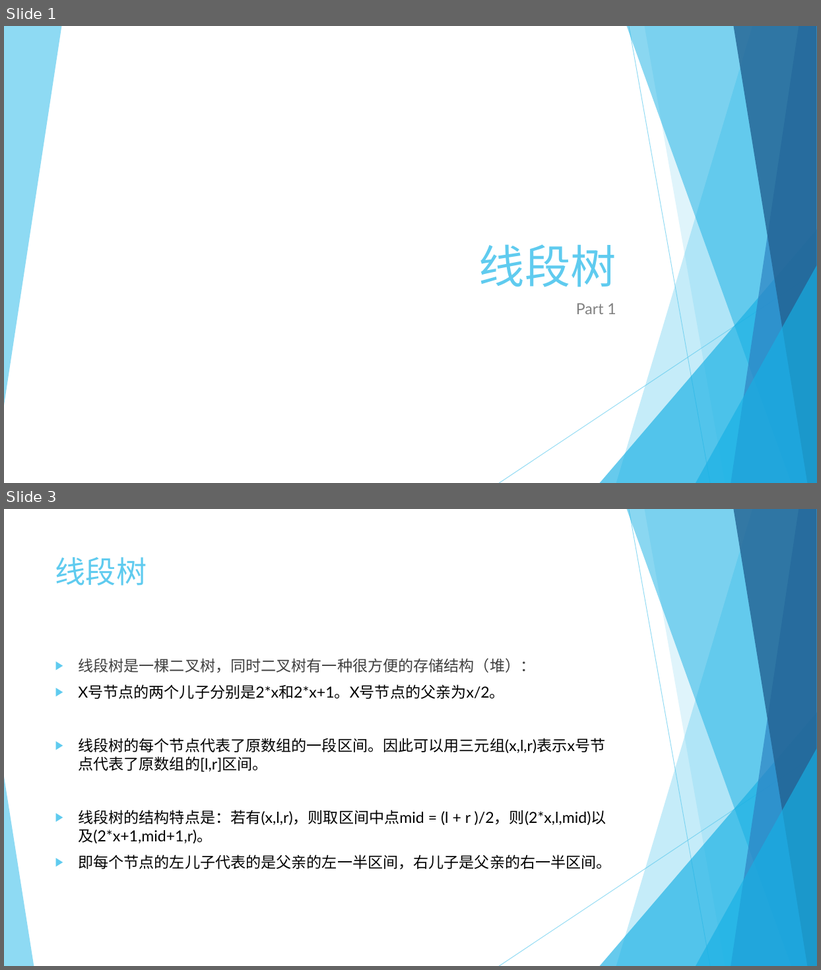
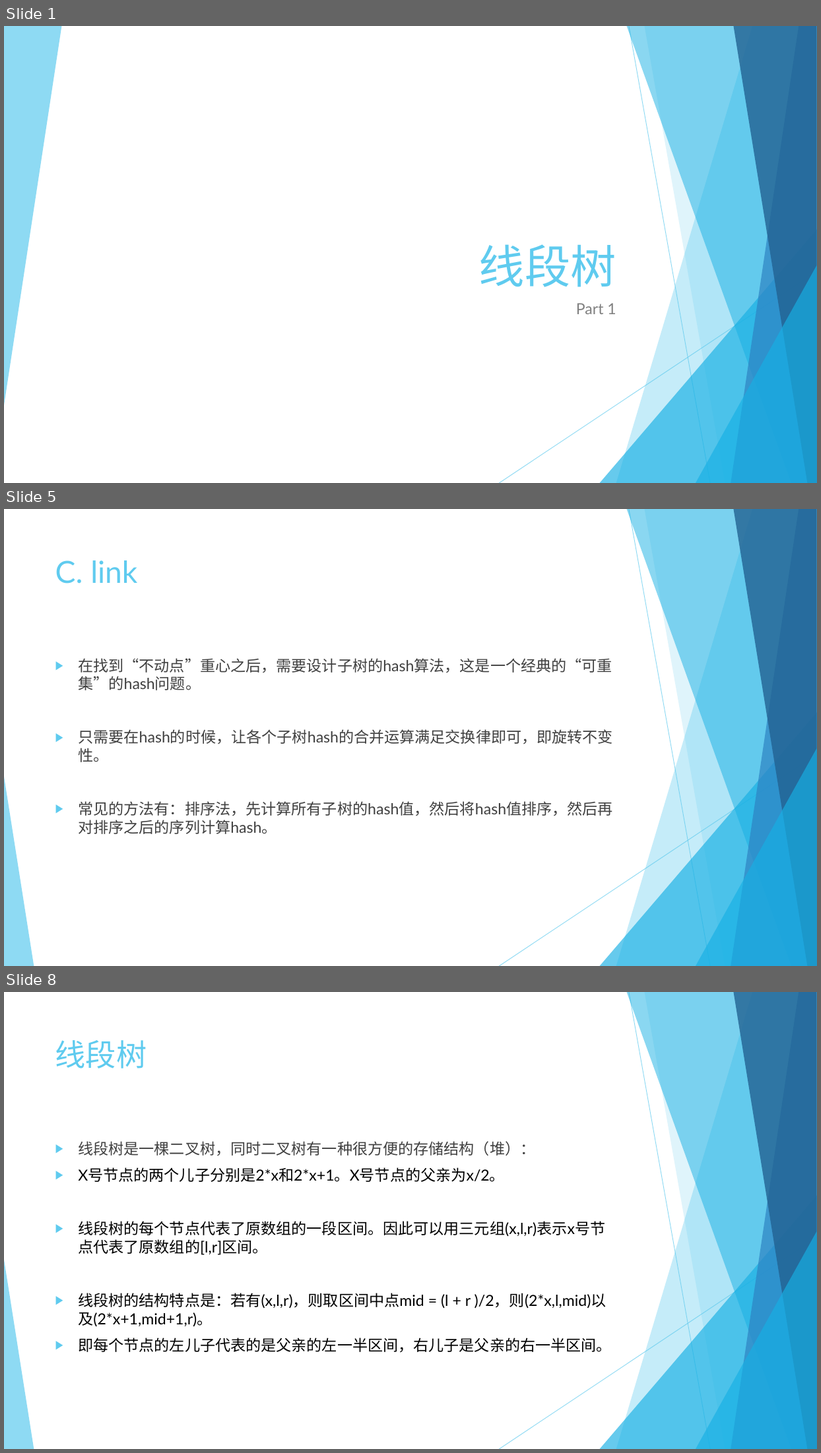
Before and after one commit to NJU-PPT-Maker/OI-PPT, a slide deck: slides/Data Structure/线段树.pptx. Shown one above the other, each under a label of ours: slides 1 and 3 before the commit, slides 1, 5 and 8 after it; the slides between them are not shown. The pictures are 821x970 and 821x1453 pixels, drawn with LibreOffice and Linux fonts; fonts in the diff are those of the drawing. Boxes give left, top, right and bottom in pixels: in the first picture for what was removed or moved away, otherwise in the second. Text is boxed around its words. In the diff, an @@ line names an element or a change of style, - is before the commit and + after.

```diff
--- a/slides/Data Structure/线段树.pptx
+++ b/slides/Data Structure/线段树.pptx
@@ slide 5 added at (x1=4, y1=509, x2=817, y2=966), background #FFFFFF; not listed: 10 template elements that a slide beside it also shows @@
@@ title added at (x1=55, y1=560, x2=137, y2=584), 36 pt, text #5FCBEF @@
+C. link
@@ text added at (x1=78, y1=658, x2=613, y2=834), 18 pt, text #404040 @@
+▶ 在找到“不动点”重心之后，需要设计子树的hash算法，这是一个经典的“可重集”的hash问题。
+▶ 只需要在hash的时候，让各个子树hash的合并运算满足交换律即可，即旋转不变性。
+▶ 常见的方法有：排序法，先计算所有子树的hash值，然后将hash值排序，然后再对排序之后的序列计算hash。
@@ what was slide 3 is now slide 8 @@
```
Also in this commit, not shown: 3 slides changed, 4 other slides added, 2 other files.
